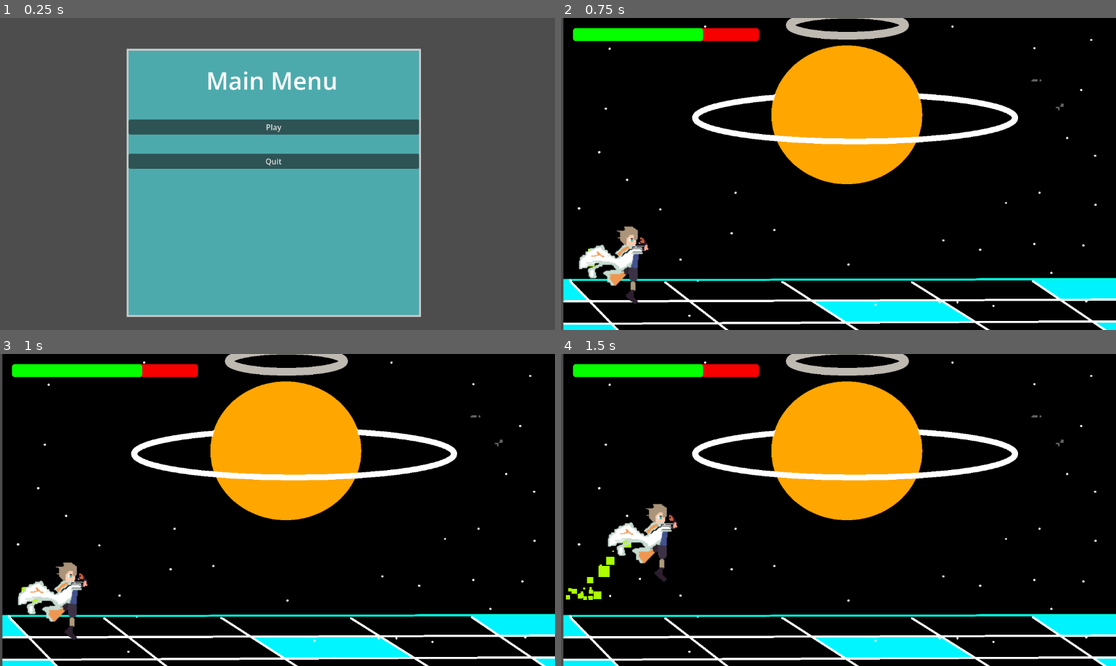
Above: before the commit, frames 1-4 (two rows, left to right).
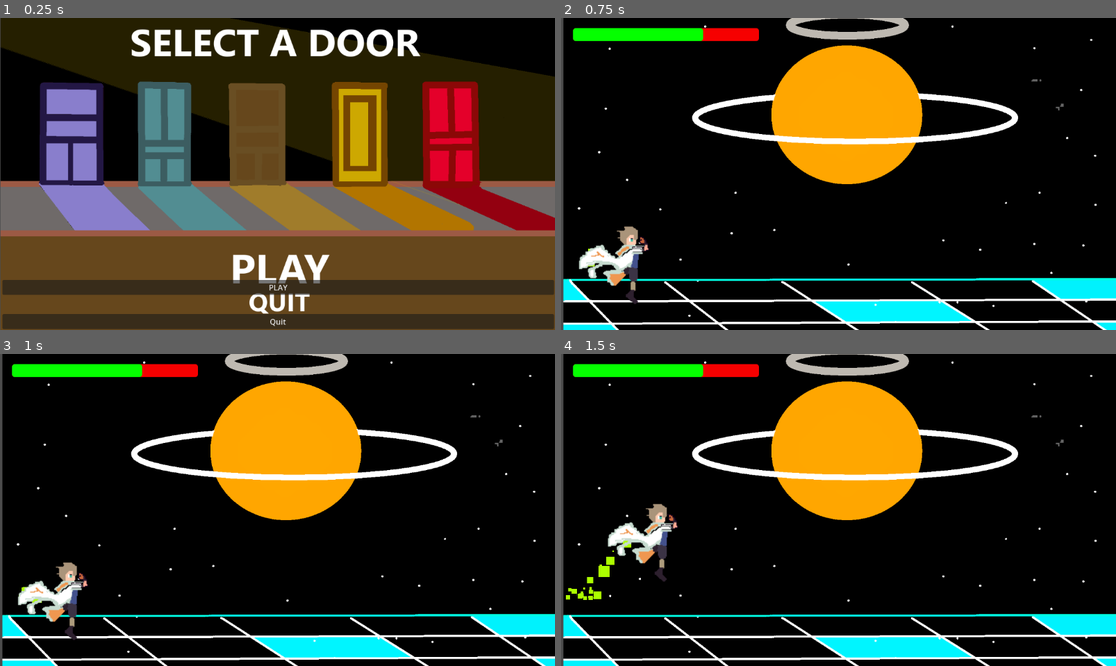
Above: after the commit, the same moments.

Repository: jwang5-dot/12-DT-Project
Game: Godot game, scene res://scene/mainmenu.tscn
The game is run twice, just before and just after one commit, with the same random seed, the same clock (stepped at 60 frames per second) and the same inputs.
Inputs (mouse positions are in pixels of both pictures, inside the frame that each line leads up to):
- Up to frame 1 (0.25 s): no input
- Up to frame 2 (0.75 s): click "Play" (after the commit: "PLAY") at 0.5 s
- Up to frame 3 (1 s): no input
- Up to frame 4 (1.5 s): tap Enter (ui_accept) at 1.25 s; move the mouse to (960, 494) at 1.27 s; hold Right (ui_right) from 1.28 s (still down)

The runs differ from the first frame. In frame 1, 99% of the frame differs, in the area x 0-100%, y 0-100%; in frame 2, nothing differs; in frame 3, nothing differs; in frame 4, nothing differs.

Commit message:
main menu design into code

Diff:
--- a/assessment-game/scene/mainmenu.tscn
+++ b/assessment-game/scene/mainmenu.tscn
@@ -1,6 +1,7 @@
 [gd_scene format=3 uid="uid://dd3qjjkboj5yi"]
 
 [ext_resource type="Script" uid="uid://5urilrmdgfjf" path="res://scripts/mainmenu.gd" id="1_0khfh"]
+[ext_resource type="Texture2D" uid="uid://bao12nou8rrh5" path="res://images/Main menu3.png" id="2_h8uk4"]
 
 [sub_resource type="StyleBoxFlat" id="StyleBoxFlat_loy4s"]
 content_margin_top = 147.0
@@ -9,9 +10,6 @@
 border_width_top = 4
 border_width_right = 4
 border_width_bottom = 4
-
-[sub_resource type="LabelSettings" id="LabelSettings_loy4s"]
-font_size = 50
 
 [node name="Control" type="Control" unique_id=1504643729]
 layout_mode = 3
@@ -24,32 +22,29 @@
 
 [node name="PanelContainer" type="PanelContainer" parent="." unique_id=1170390896]
 layout_mode = 0
-offset_left = 263.0
-offset_top = 64.0
-offset_right = 874.0
-offset_bottom = 621.0
+offset_left = 1.0
+offset_top = -1.0
+offset_right = 1154.0
+offset_bottom = 650.0
 theme_override_styles/panel = SubResource("StyleBoxFlat_loy4s")
+
+[node name="MainMenu3" type="Sprite2D" parent="PanelContainer" unique_id=31307909]
+position = Vector2(577, 395.00006)
+scale = Vector2(0.80138886, 0.7812501)
+texture = ExtResource("2_h8uk4")
 
 [node name="VBoxContainer" type="VBoxContainer" parent="PanelContainer" unique_id=1886486837]
 layout_mode = 2
 theme_override_constants/separation = 40
+alignment = 2
 
 [node name="Button" type="Button" parent="PanelContainer/VBoxContainer" unique_id=421905610]
 layout_mode = 2
-text = "Play"
+text = "PLAY"
 
 [node name="Button2" type="Button" parent="PanelContainer/VBoxContainer" unique_id=1344334416]
 layout_mode = 2
 text = "Quit"
 
-[node name="Label" type="Label" parent="." unique_id=722119871]
-layout_mode = 0
-offset_left = 428.0
-offset_top = 95.0
-offset_right = 730.0
-offset_bottom = 164.0
-text = "Main Menu"
-label_settings = SubResource("LabelSettings_loy4s")
-
 [connection signal="pressed" from="PanelContainer/VBoxContainer/Button" to="." method="_play"]
 [connection signal="pressed" from="PanelContainer/VBoxContainer/Button2" to="." method="_quit"]
Binary file added: assessment-game/images/Main menu3.png
Not shown, added: assessment-game/images/Main menu3.png.import
